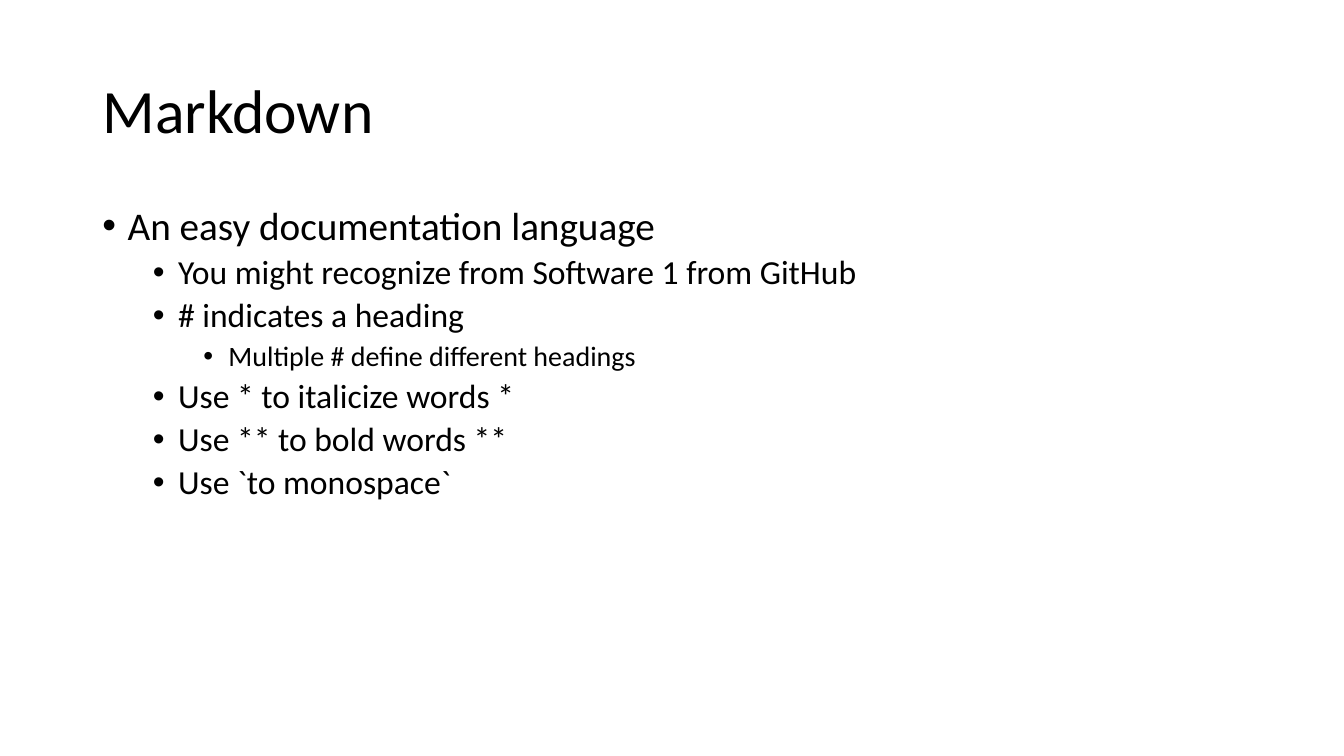
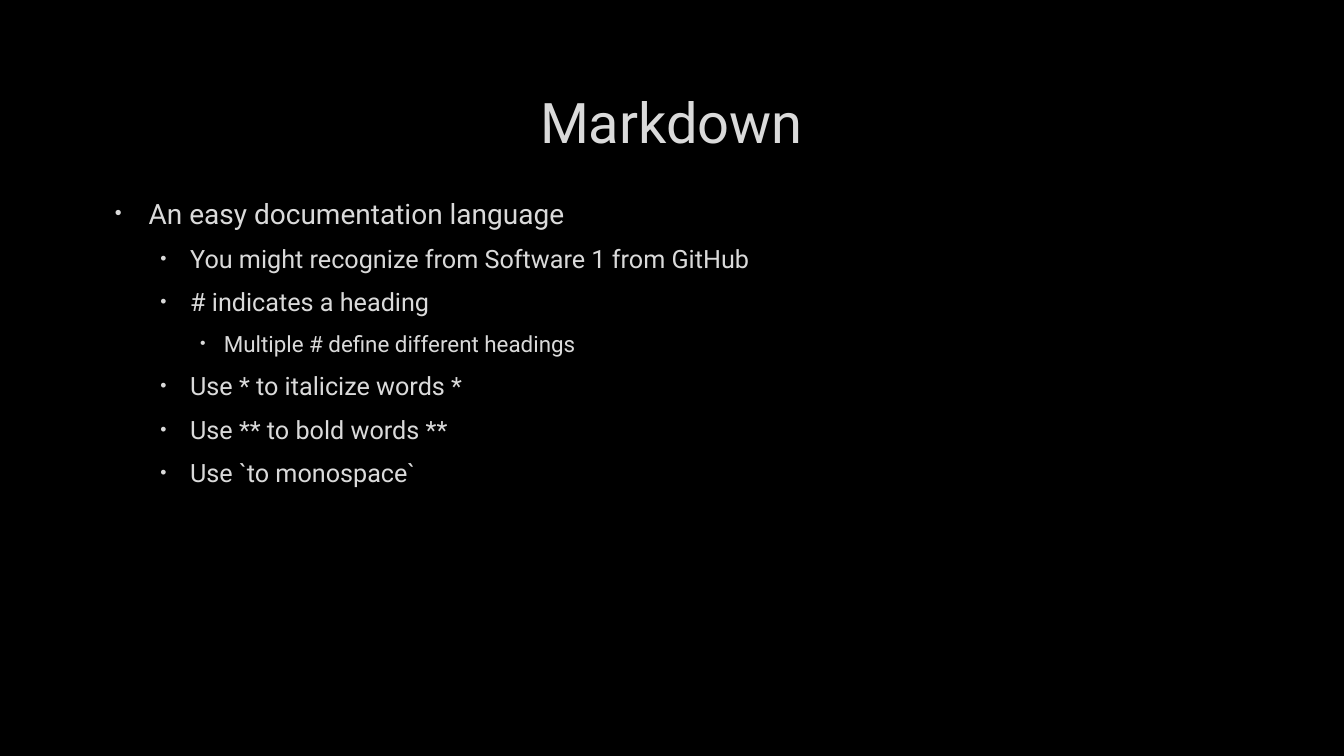
Before and after one commit to HyderickCSarrell/CS488_APIDOCPRESENTATION, a slide deck: slide 4 of APIDocPresentation.pptx. Drawn at 1344x756 pixels with LibreOffice and Linux fonts; fonts in the diff are those of the drawing; background and template pictures are left out. Boxes give left, top, right and bottom in pixels: in the first picture for what was removed or moved away, otherwise in the second. Text is boxed around its words. In the diff, an @@ line names an element or a change of style, - is before the commit and + after.

```diff
--- a/APIDocPresentation.pptx
+++ b/APIDocPresentation.pptx
@@ background #FFFFFF to picture (left out) @@
@@ title "Markdown": place and size @@
-title "Markdown" at box(102, 90, 373, 134)
+title "Markdown" at box(540, 101, 802, 144)
@@ title "Markdown" at box(540, 101, 802, 144): size 44 to 40 pt, font Calibri to Roboto, text colour #000000 to #DADADA, letter outline none to #404040 0.75 pt; alignment left to centre; line spacing 0.9 to 1 @@
@@ text "An easy documentation language": place and size @@
-text "An easy documentation language" at box(128, 212, 856, 500)
+text "An easy documentation language" at box(149, 203, 750, 487)
@@ text "An easy documentation language" at box(149, 203, 750, 487): size 28 to 20 pt in "An easy documentation language"; font Calibri to Roboto, text colour #000000 to #DADADA, letter outline none to #404040 0.75 pt; size 24 to 18 pt in "You might recognize from Software 1 from ...", "# indicates a heading", "Use * to italicize words *", "Use ** to bold words **" and 1 more places; size 20 to 16 pt in "Multiple # define different headings"; indent changed; line spacing 0.9 to 1; more space between paragraphs @@
```
Also in this commit, not shown: 6 other slides changed, 6 slides added.
